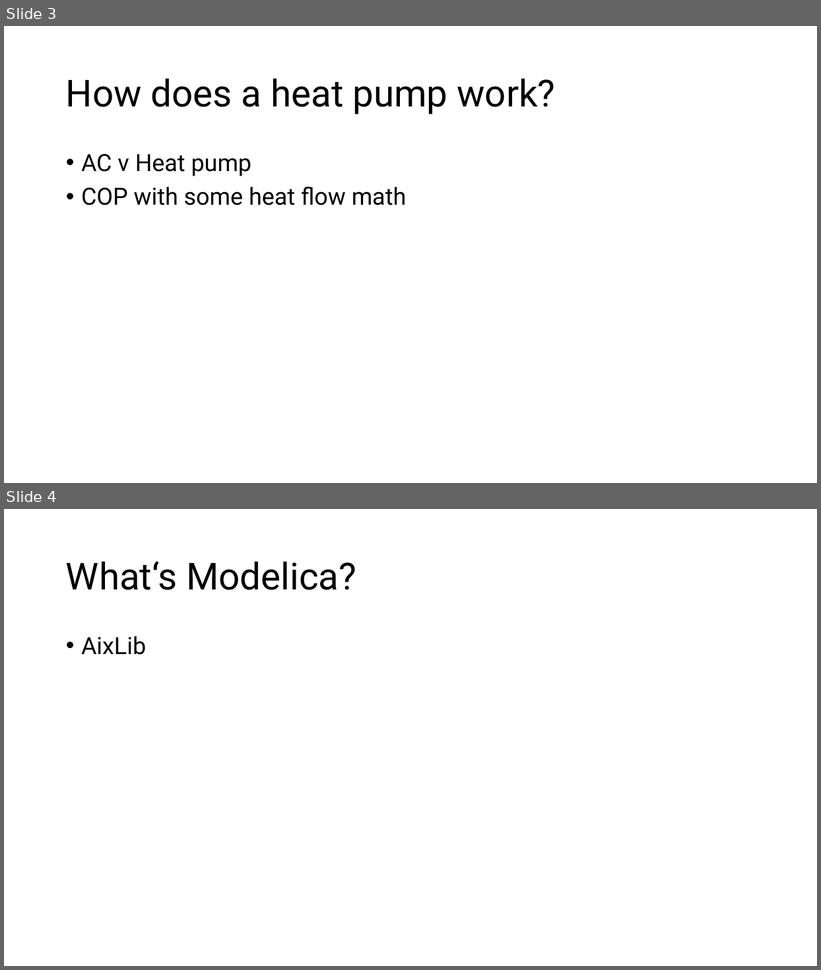
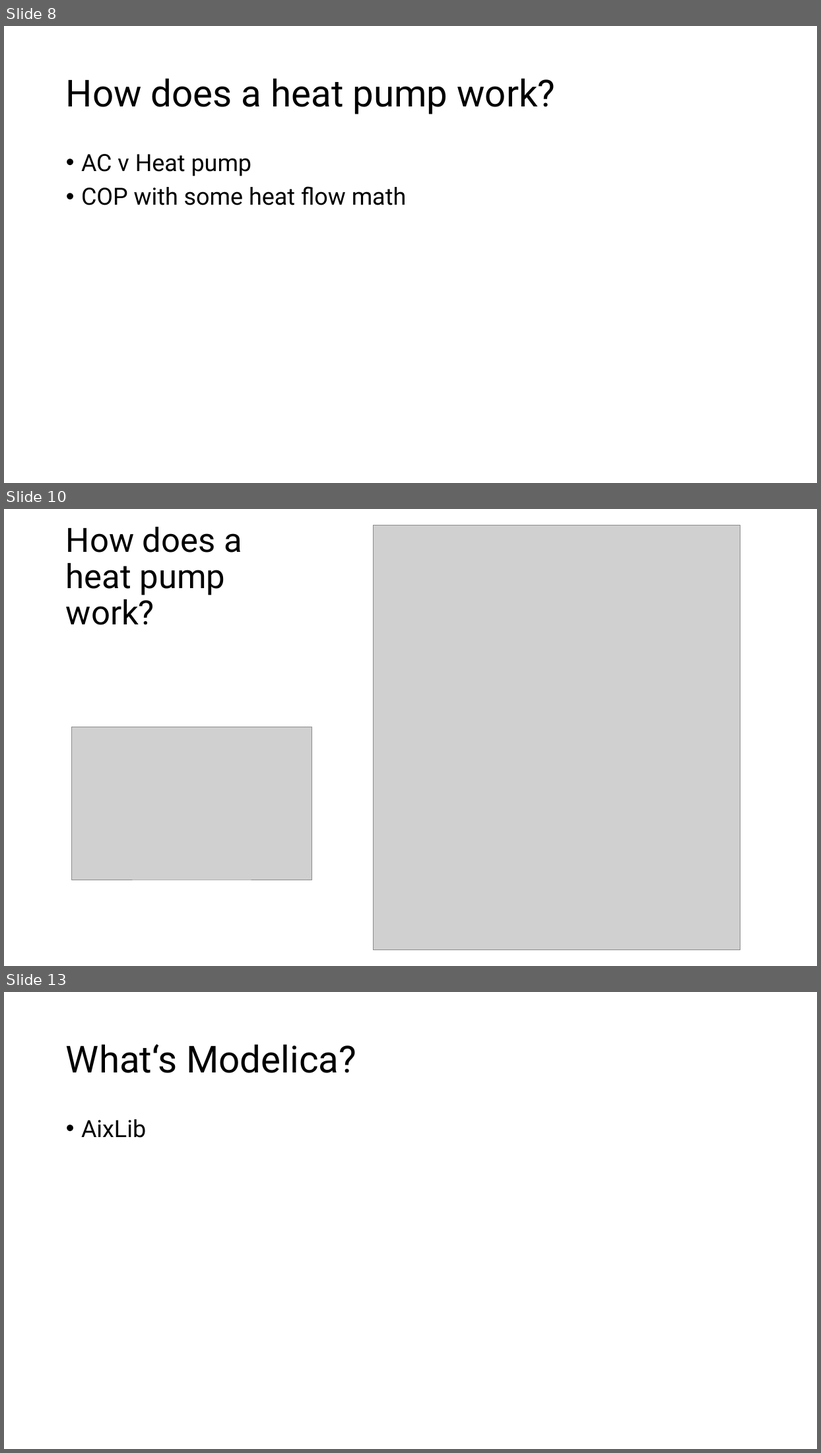
Before and after one commit to eyjomoin/Modeling-buildings-and-their-heating-systems, a slide deck: presentation/heat.pptx. Shown one above the other, each under a label of ours: slides 3 and 4 before the commit, slides 8, 10 and 13 after it; the slides between them are not shown. The pictures are 821x970 and 821x1453 pixels, drawn with LibreOffice and Linux fonts; fonts in the diff are those of the drawing; grey boxes stand for pictures. Boxes give left, top, right and bottom in pixels: in the first picture for what was removed or moved away, otherwise in the second. Text is boxed around its words. In the diff, an @@ line names an element or a change of style, - is before the commit and + after.

```diff
--- a/presentation/heat.pptx
+++ b/presentation/heat.pptx
@@ slide 10 added at [4,509,817,966], background #FFFFFF @@
@@ title added at [66,527,242,625], 39.6 pt, text #000000 @@
+How does a heat pump work?
@@ picture added at [373,525,741,950] @@
@@ picture added at [72,727,312,880] @@
@@ what was slide 3 is now slide 8 @@
@@ what was slide 4 is now slide 13 @@
```
Also in this commit, not shown: 11 other slides added, 1 slide removed, 1 other file.
